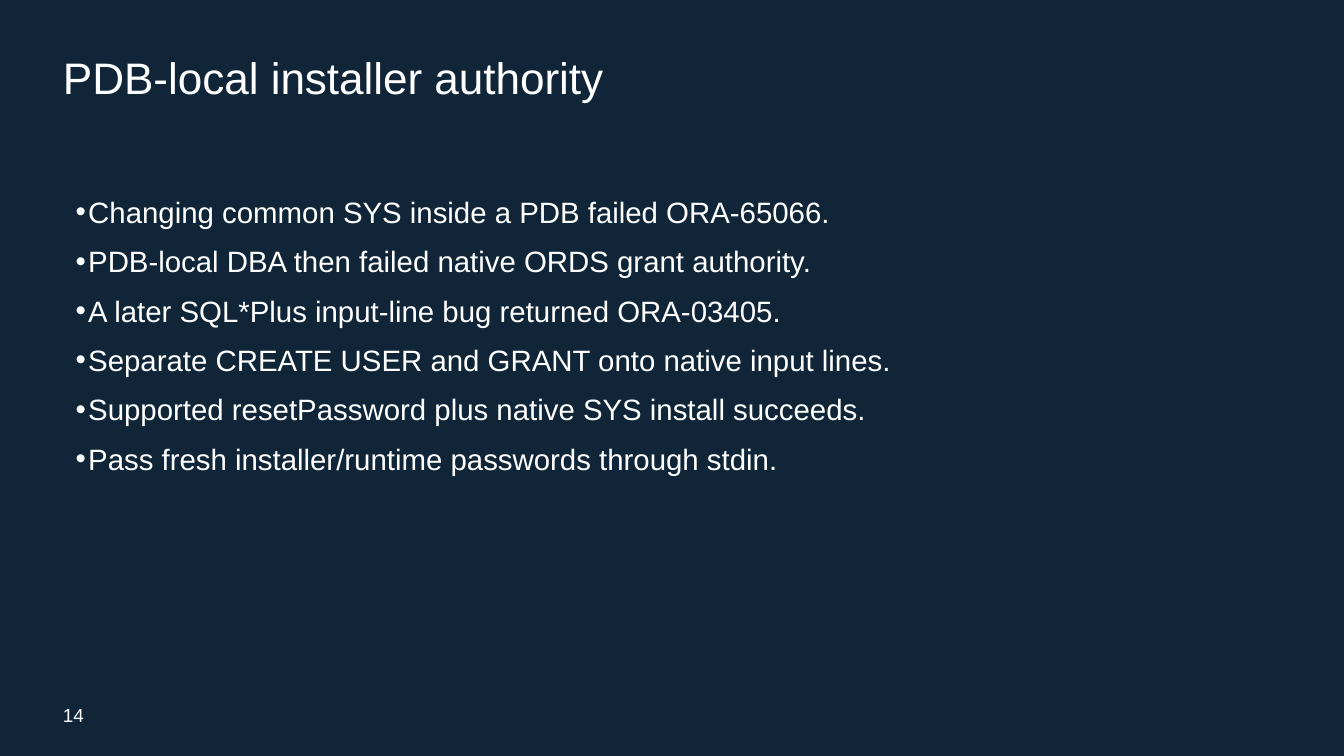
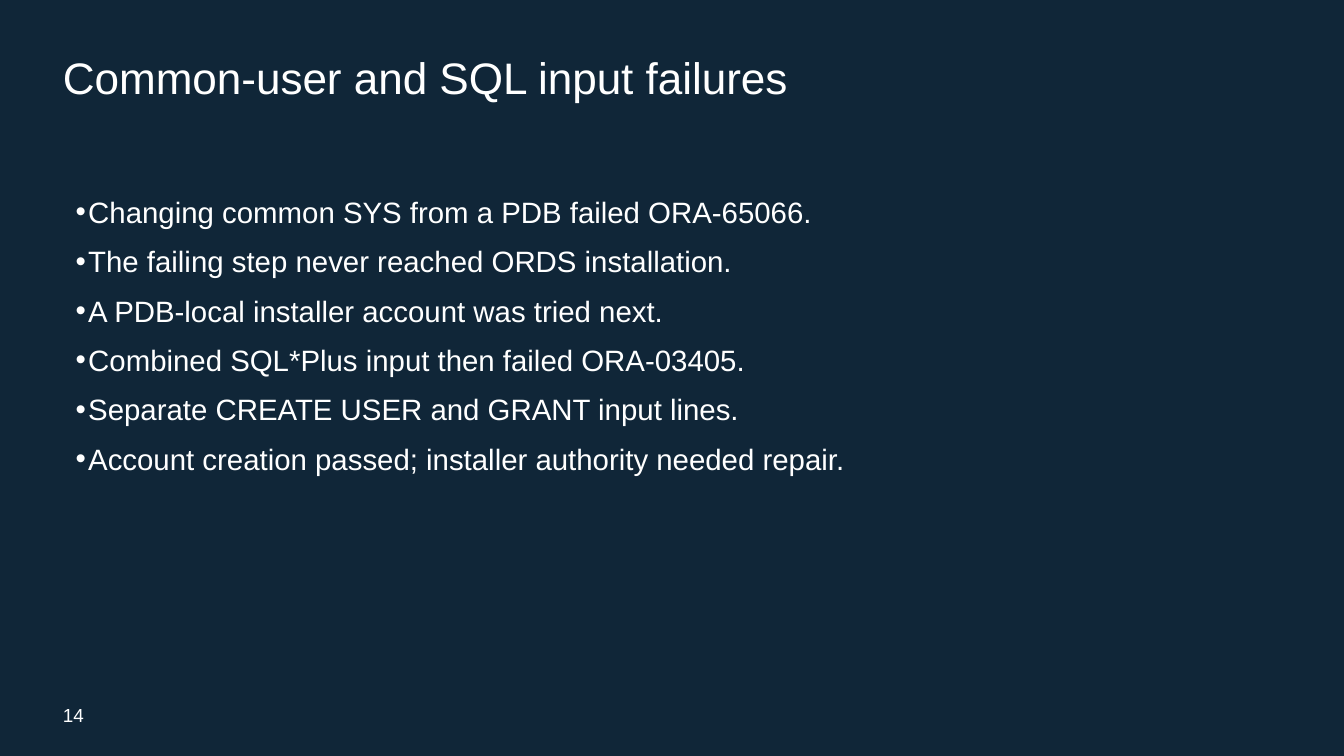
Before and after one commit to rstyczynski/APEX_CICD, a slide deck: slide 14 of progress/E.17/sprint_E.17_increment_demo.pptx. Drawn at 1344x756 pixels with LibreOffice and Linux fonts; fonts in the diff are those of the drawing. Boxes give left, top, right and bottom in pixels: in the first picture for what was removed or moved away, otherwise in the second. Text is boxed around its words. In the diff, an @@ line names an element or a change of style, - is before the commit and + after.

```diff
--- a/progress/E.17/sprint_E.17_increment_demo.pptx
+++ b/progress/E.17/sprint_E.17_increment_demo.pptx
@@ text at [63,62,788,103]: text changed @@
-PDB-local installer authority
+Common-user and SQL input failures
@@ text at [88,201,845,475]: text changed @@
-• Changing common SYS inside a PDB failed ORA-65066.
-• PDB-local DBA then failed native ORDS grant authority.
-• A later SQL*Plus input-line bug returned ORA-03405.
-• Separate CREATE USER and GRANT onto native input lines.
-• Supported resetPassword plus native SYS install succeeds.
-• Pass fresh installer/runtime passwords through stdin.
+• Changing common SYS from a PDB failed ORA-65066.
+• The failing step never reached ORDS installation.
+• A PDB-local installer account was tried next.
+• Combined SQL*Plus input then failed ORA-03405.
+• Separate CREATE USER and GRANT input lines.
+• Account creation passed; installer authority needed repair.
```
Also in this commit, not shown: 8 other slides changed, 2 slides added, 34 other files.
